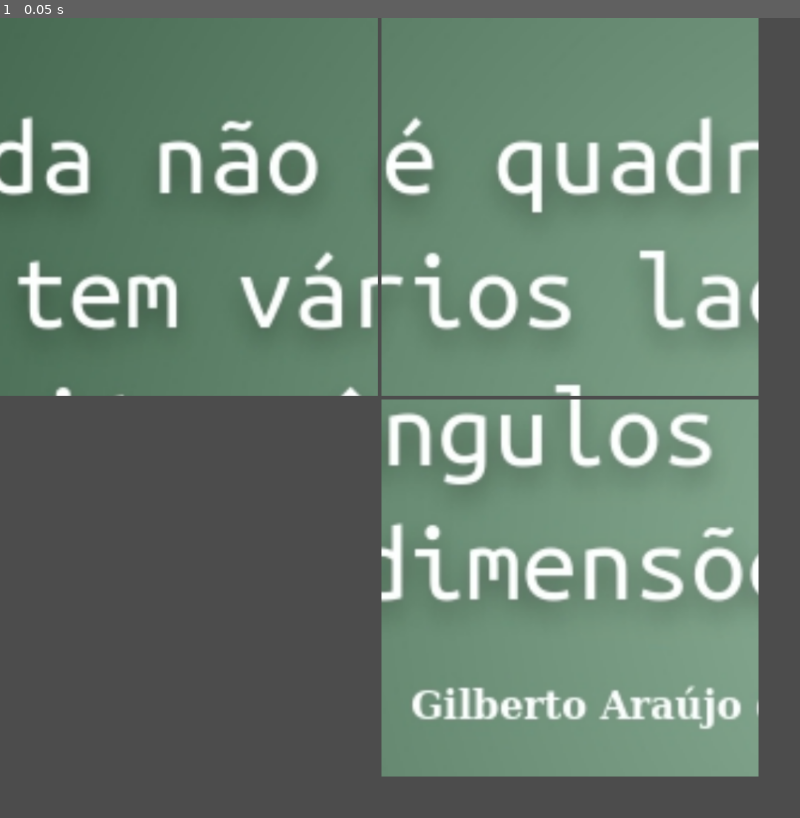
Above: before the commit, frame 1.
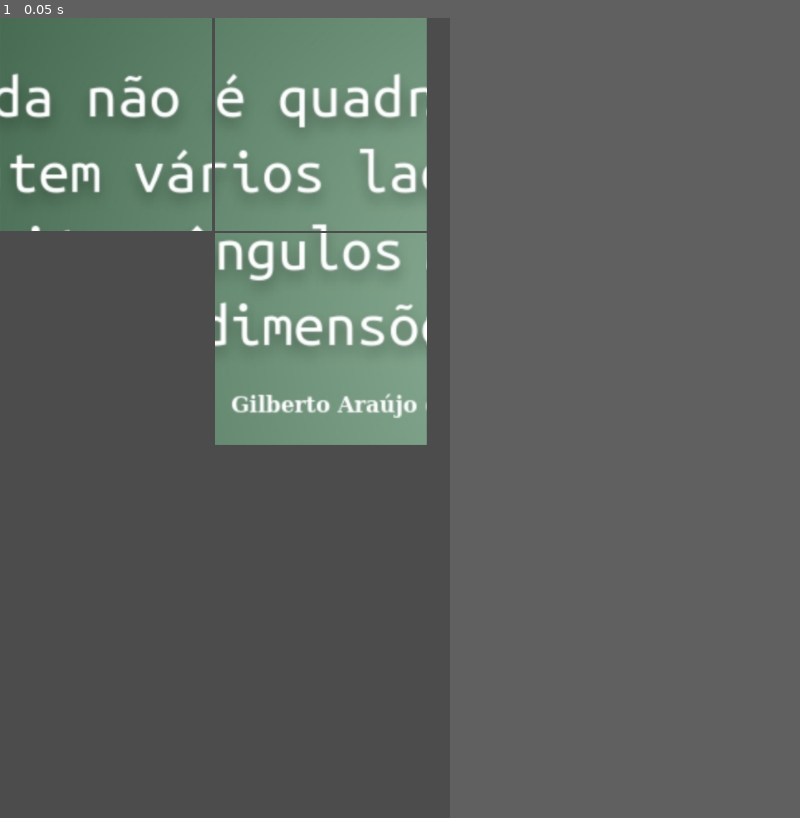
Above: after the commit, the same moment.

Repository: rilifon/nomecomcopyright
Game: Godot game, scene res://Game/SliderBoard.tscn
Two runs of this game, one before a commit and one after it. Both use one fixed random seed, a clock stepped at 60 frames per second and the inputs below. The engine's default icon, where the game draws it, is replaced by a stand-in: a white triangle on a blue panel in a dark square.
Inputs:
- Up to frame 1 (0.05 s): no input
In our replay, the window is 800x800 before the commit and 450x800 after it. These sizes can differ from the game's own. Grey fills any space a smaller window leaves; there, only what the larger window draws over its background counts as a difference.

The runs differ from the first frame. In frame 1, 54% of the frame differs, in the area x 0-95%, y 0-95%.

Commit message:
✨ Make resizing more responsive.

Diff:
--- a/project/project.godot
+++ b/project/project.godot
@@ -21,7 +21,16 @@
 [display]
 
 window/size/width=1080
-window/size/height=1080
+window/size/height=1920
+window/size/test_width=540
+window/size/test_height=960
+window/handheld/orientation="portrait"
+window/stretch/mode="2d"
+window/stretch/aspect="expand"
+
+[global]
+
+window=false
 
 [physics]
 
